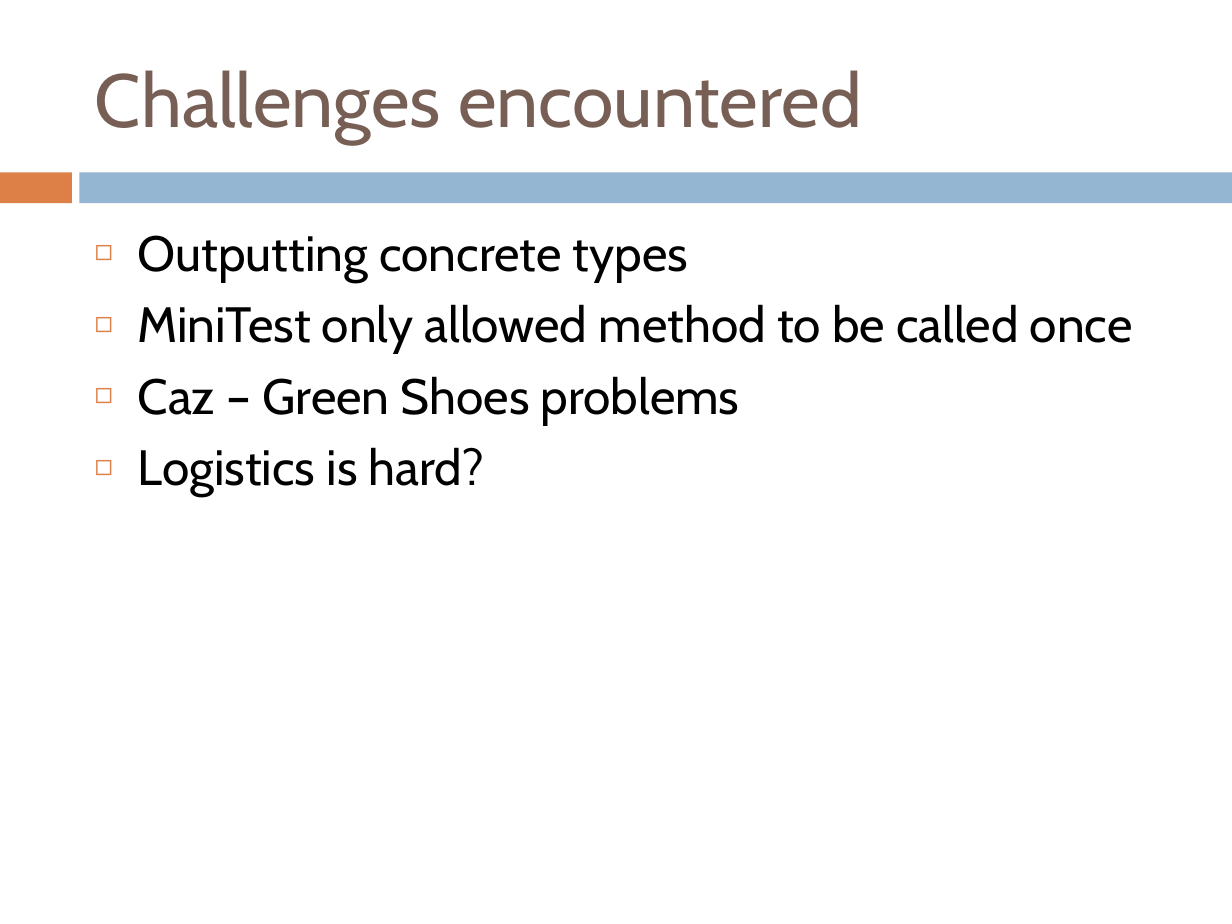
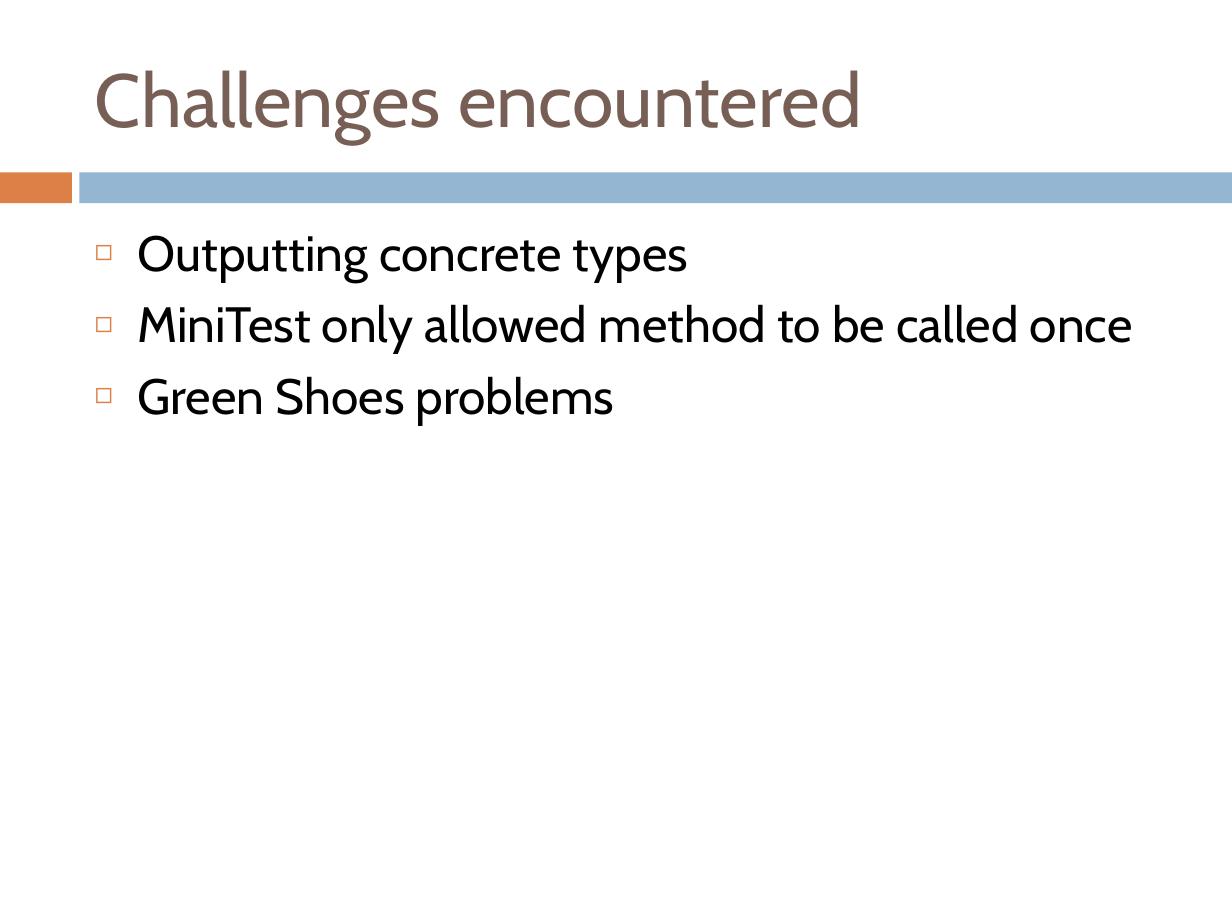
Before and after one commit to IgnoredAmbience/splats, a slide deck: slide 15 of docs/SpLATS.ppt. Drawn at 1232x924 pixels with LibreOffice and Linux fonts; fonts in the diff are those of the drawing. Boxes give left, top, right and bottom in pixels: in the first picture for what was removed or moved away, otherwise in the second. Text is boxed around its words. In the diff, an @@ line names an element or a change of style, - is before the commit and + after.

```diff
--- a/docs/SpLATS.ppt
+++ b/docs/SpLATS.ppt
@@ text at [138,376,615,424]: text changed @@
-◻ Caz – Green Shoes problems
-◻ Logistics is hard?
+◻ Green Shoes problems
```
Also in this commit, not shown: 10 other slides changed, 4 slides added, 7 slides removed.
